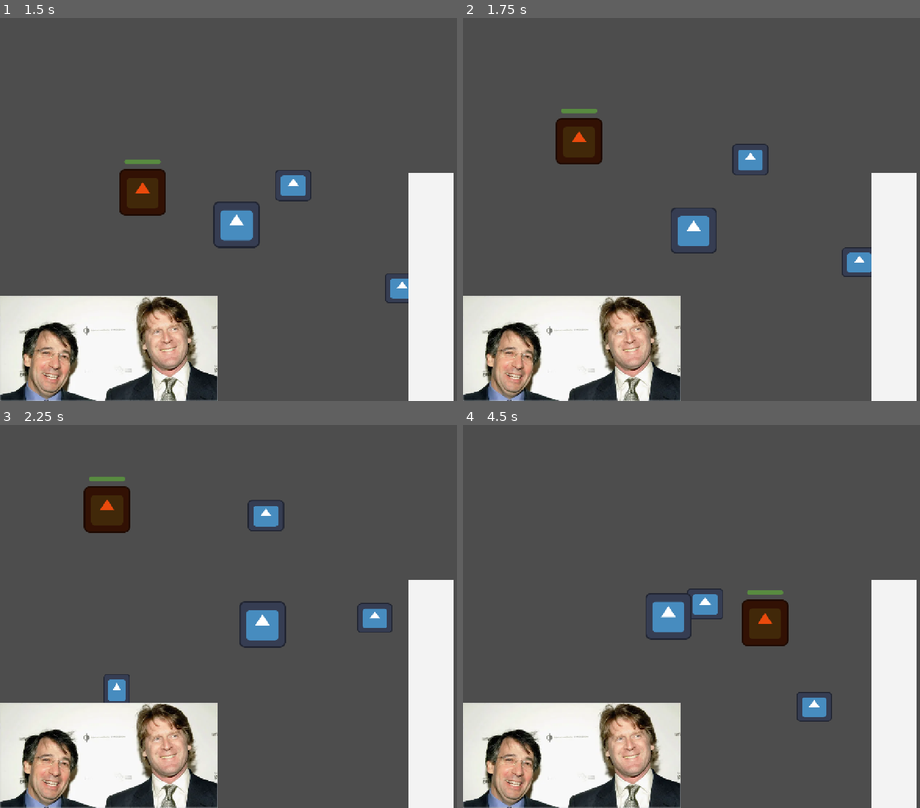
Above: before the commit, frames 1-4 (two rows, left to right).
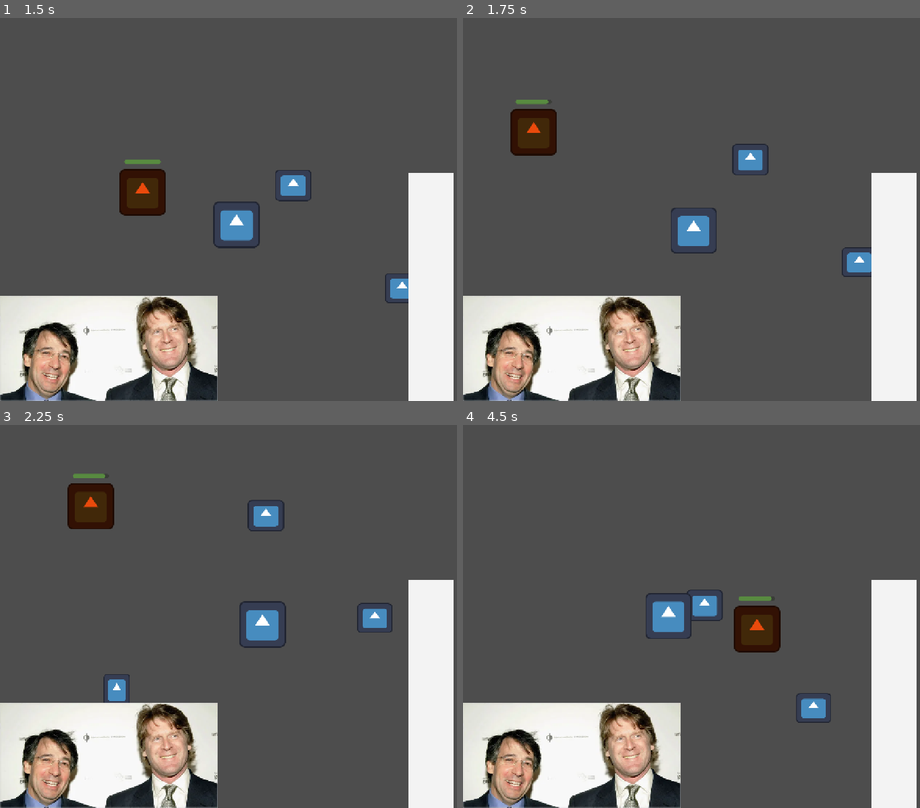
Above: after the commit, the same moments.

Repository: atlanticbomber/CranberryJam_Skeleton-fight
Game: Godot game, scene res://Scenes/temp.tscn
The game is run twice, just before and just after one commit, with the same random seed, the same clock (stepped at 60 frames per second) and the same inputs. This scene is started directly instead of the project's main scene. The engine's default icon, where the game draws it, is replaced by a stand-in: a white triangle on a blue panel in a dark square.
Inputs (mouse positions are in pixels of both pictures, inside the frame that each line leads up to):
- Up to frame 1 (1.5 s): tap Enter (ui_accept) at 0.5, 0.77, 0.8, 1.07, 1.35 s; move the mouse to (329, 190) at 0.52 s; hold D (right) 0.53-1.28 s; click (329, 190) at 0.6 s; move the mouse to (137, 228) at 1.27 s; hold S (down) from 1.28 s (still down)
- Up to frame 2 (1.75 s): keep holding S (down); tap Enter (ui_accept) at 1.52 s; click (600, 228) at 1.55 s
- Up to frame 3 (2.25 s): tap Enter (ui_accept) at 1.82 s; move the mouse to (274, 532) at 2.02 s; release S (down) at 2.03 s; hold D (right) from 2.03 s (still down); tap Space (roll) at 2.1 s
- Up to frame 4 (4.5 s): tap Enter (ui_accept) at 2.3, 3.02, 3.32, 3.77, 3.8, 4.07, 4.35 s; move the mouse to (668, 693) at 2.77 s; release D (right) at 2.78 s; hold W (up) 2.78-3.53 s; click (668, 693) at 2.85 s; move the mouse to (828, 673) at 3.52 s; hold A (left) from 3.53 s (still down); click (828, 673) at 3.6 s; move the mouse to (554, 559) at 4.27 s

Frame 1 is identical in both runs. In frame 2, 2.6% of the frame differs, in the area x 10-31%, y 21-39%; in frame 3, 1.3%; in frame 4, 1.4%.

Commit message:
base attack made

Diff:
--- a/the-legend-of-sir-skelebones/Scenes/skelebro.tscn
+++ b/the-legend-of-sir-skelebones/Scenes/skelebro.tscn
@@ -6,6 +6,10 @@
 [sub_resource type="CapsuleShape2D" id="CapsuleShape2D_l4euk"]
 radius = 62.0
 height = 124.0
+
+[sub_resource type="CapsuleShape2D" id="CapsuleShape2D_fn4k1"]
+radius = 80.0
+height = 400.0
 
 [node name="Skelebro" type="CharacterBody2D" unique_id=1342470513]
 script = ExtResource("1_hodaq")
@@ -21,3 +25,13 @@
 
 [node name="RollCooldown" type="Timer" parent="." unique_id=991862256]
 one_shot = true
+
+[node name="WeaponCooldown" type="Timer" parent="." unique_id=284254133]
+one_shot = true
+
+[node name="WeaponRange" type="Area2D" parent="." unique_id=187323184]
+
+[node name="CollisionShape2D" type="CollisionShape2D" parent="WeaponRange" unique_id=1446454061]
+position = Vector2(200, 0)
+rotation = 1.5707964
+shape = SubResource("CapsuleShape2D_fn4k1")
--- a/the-legend-of-sir-skelebones/Scripts/Skelebro.gd
+++ b/the-legend-of-sir-skelebones/Scripts/Skelebro.gd
@@ -1,10 +1,24 @@
 extends CharacterBody2D
 
 const SPEED = 350.0
+
 var rollBonus: float = 1
 var rollConst: float = 3.0
 var rollWaitTimer: float = 2.0
 @onready var rollTimer: Timer = $RollCooldown
+
+@onready var weaponRange: Area2D = $WeaponRange
+@onready var weaponShape: CollisionShape2D = $WeaponRange/CollisionShape2D
+@onready var weaponTimer: Timer = $WeaponCooldown
+var weaponDelay: float = 0.2
+var weaponCooldown: float  = 1.0
+
+func _ready() -> void:
+	var newShape = CapsuleShape2D.new()
+	newShape.height = 350
+	newShape.radius = 175 #at most height/2
+	weaponShape.shape = newShape
+	weaponShape.position.x = newShape.height/2
 
 func _physics_process(_delta: float) -> void:
 	#Rolling stuff
@@ -26,10 +40,20 @@
 		velocity.x = move_toward(velocity.x, 0, SPEED)
 		velocity.y = move_toward(velocity.y, 0, SPEED)
 
+	#Weapon sense
+	weaponRange.look_at(get_global_mouse_position())
+	#print(weaponRange.get_overlapping_bodies())
+
+
 	Stats.PlayerLocation = position
 	move_and_slide()
 
-#func _unhandled_key_input(_event: InputEvent) -> void:
-#	if Input.is_action_just_pressed("ui_accept"):
-#		Stats.PlayerHP -= 1
-	#	Stats.Demeter -= 1
+func _input(_event: InputEvent) -> void:
+	if Input.is_action_just_pressed("attack") and weaponTimer.is_stopped():
+		print("frame",get_tree().get_frame())
+		for body in weaponRange.get_overlapping_bodies():
+			if body.has_method("EnemyDamage"):
+				weaponTimer.start(weaponDelay)
+				var tempDmg = 10.0
+				body.EnemyDamage(tempDmg)
+				weaponTimer.start(weaponCooldown)
--- a/the-legend-of-sir-skelebones/Scripts/enemy.gd
+++ b/the-legend-of-sir-skelebones/Scripts/enemy.gd
@@ -37,7 +37,7 @@
 	#print(Vector2(playerSnapshot.x - position.x,playerSnapshot.y - position.y),Vector2(playerSnapshot.x - position.x,playerSnapshot.y - position.y).normalized())
 	timerSnapshot.start(waitTimeSnapshot)
 
-func takeDamage(value:float):
+func EnemyDamage(value:float):
 	#checks if getting knocked, death check, health change, knock back
 	if timerKnock.is_stopped():
 		if EnemyHP - value <= 0:
--- a/the-legend-of-sir-skelebones/project.godot
+++ b/the-legend-of-sir-skelebones/project.godot
@@ -57,6 +57,11 @@
 "events": [Object(InputEventKey,"resource_local_to_scene":false,"resource_name":"","device":-1,"window_id":0,"alt_press …(191 unchanged characters)…
 ]
 }
+attack={
+"deadzone": 0.2,
+"events": [Object(InputEventMouseButton,"resource_local_to_scene":false,"resource_name":"","device":-1,"window_id":0,"alt_pressed":false,"shift_pressed":false,"ctrl_pressed":false,"meta_pressed":false,"button_mask":1,"position":Vector2(622, 35),"global_position":Vector2(641, 131),"factor":1.0,"button_index":1,"canceled":false,"pressed":true,"double_click":false,"script":null)
+]
+}
 
 [physics]
 
